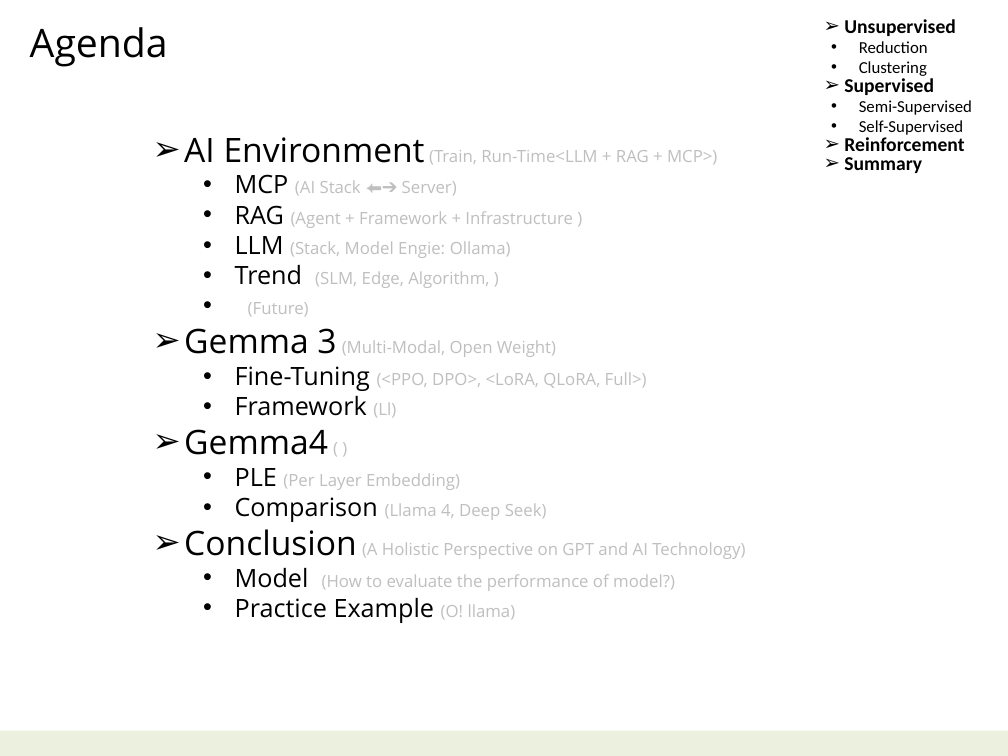
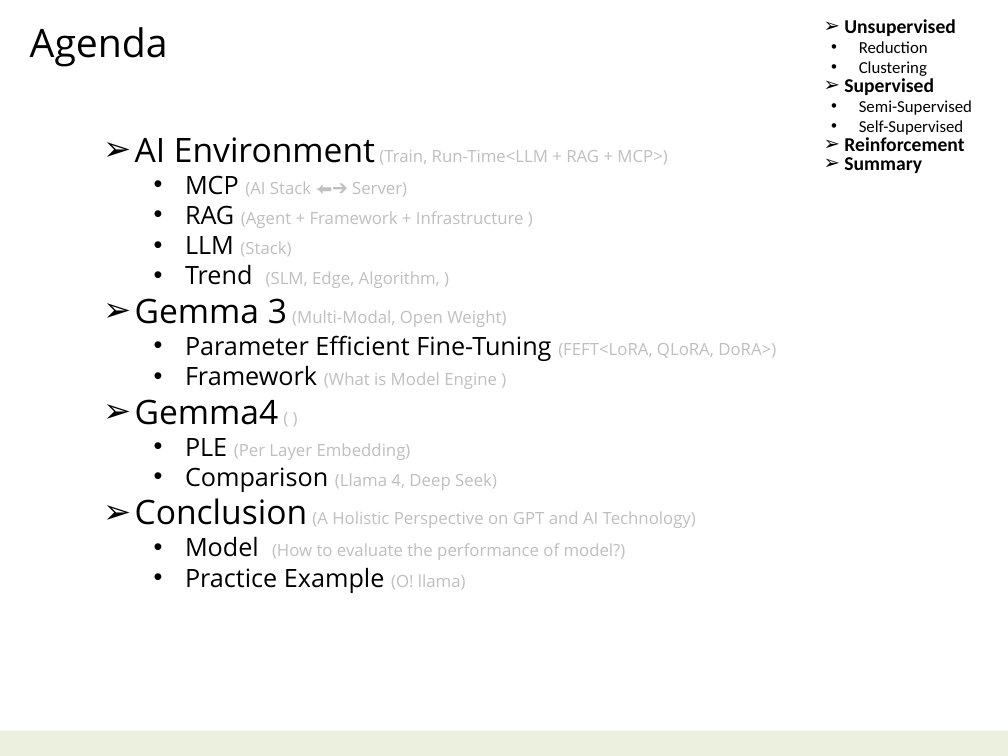
Before and after one commit to navibator/crazy-ai, a slide deck: slide 2 of ai-gemma.pptx. Drawn at 1008x756 pixels with LibreOffice and Linux fonts; fonts in the diff are those of the drawing. Boxes give left, top, right and bottom in pixels: in the first picture for what was removed or moved away, otherwise in the second. Text is boxed around its words. In the diff, an @@ line names an element or a change of style, - is before the commit and + after.

```diff
--- a/ai-gemma.pptx
+++ b/ai-gemma.pptx
@@ text "AI Environment (Train, Run-Time<LLM + ...": place and size @@
-text "AI Environment (Train, Run-Time<LLM + ..." at bbox=[184, 137, 745, 623]
+text "AI Environment (Train, Run-Time<LLM + ..." at bbox=[135, 137, 776, 593]
@@ text at bbox=[185, 236, 291, 256]: text changed @@
-  • LLM (Stack, Model Engie: Ollama)
+  • LLM (Stack)
@@ text at bbox=[248, 302, 309, 316]: paragraph removed @@
-  • (Future)
@@ text at bbox=[185, 335, 776, 389]: text changed @@
-  • Fine-Tuning (<PPO, DPO>, <LoRA, QLoRA, Full>)
-  • Framework (Ll)
+  • Parameter Efficient Fine-Tuning (FEFT<LoRA, QLoRA, DoRA>)
+  • Framework (What is Model Engine )
```
Also in this commit, not shown: 2 other slides changed, 1 other file.
